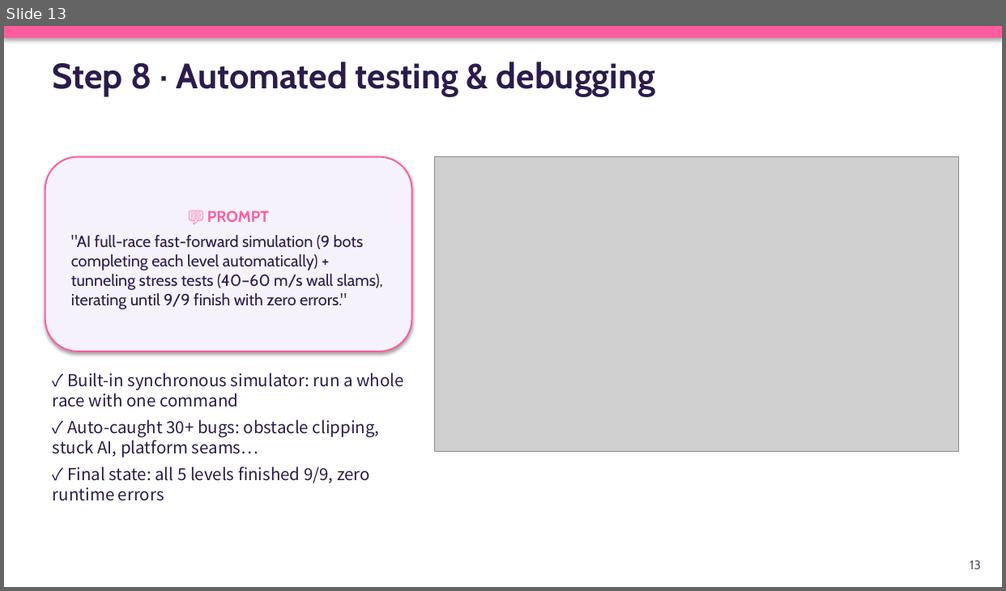
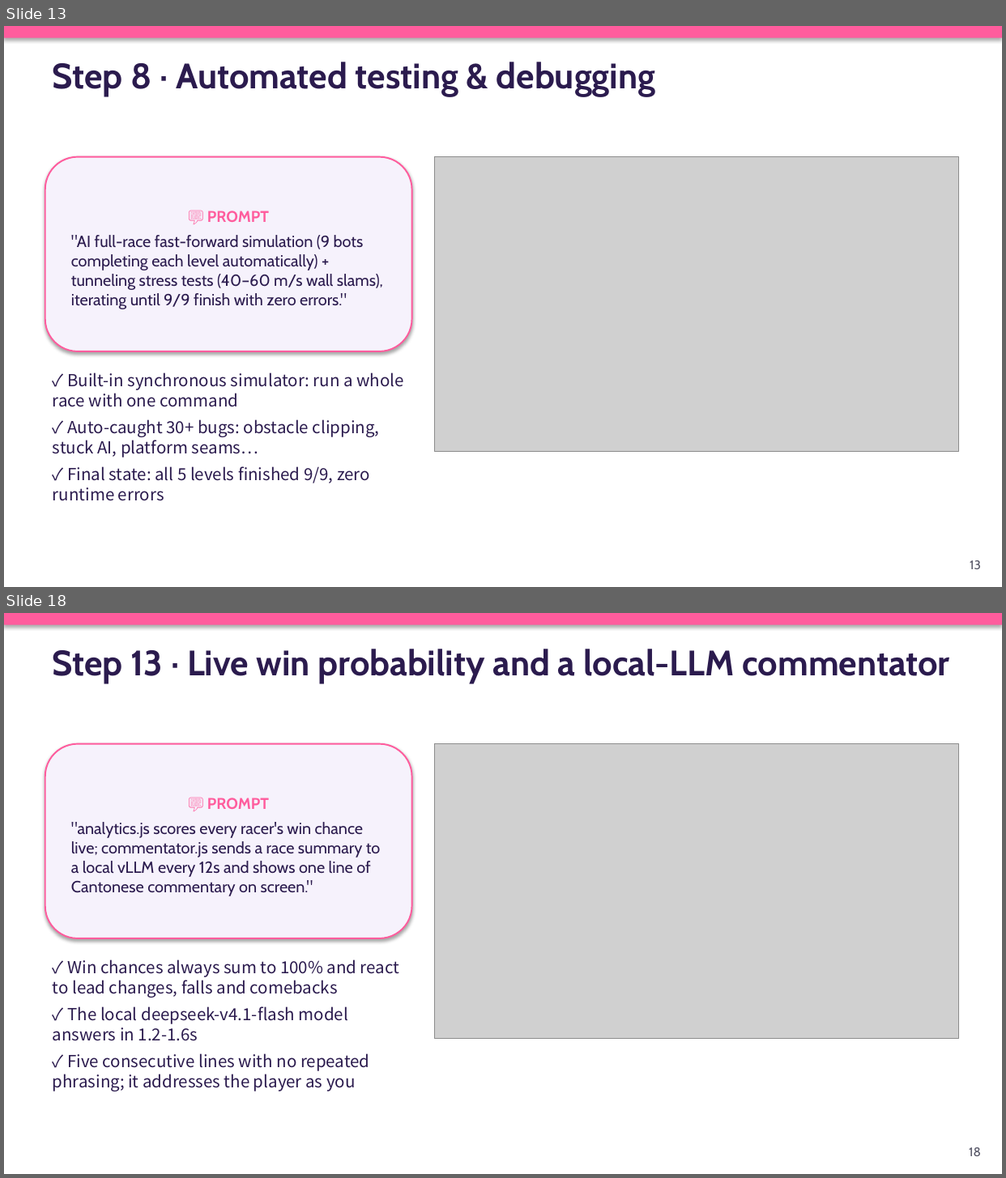
Before and after one commit to chengkaho98-svg/Mini3Dgame, a slide deck: AI_Game_Development_Playbook_EN.pptx. Shown one above the other, each under a label of ours: slide 13 before the commit, slides 13 and 18 after it; the slides between them are not shown. The pictures are 1006x591 and 1006x1178 pixels, drawn with LibreOffice and Linux fonts; fonts in the diff are those of the drawing; grey boxes stand for pictures. Boxes give left, top, right and bottom in pixels: in the first picture for what was removed or moved away, otherwise in the second. Text is boxed around its words. In the diff, an @@ line names an element or a change of style, - is before the commit and + after.

Commit message:
Fix edge-bumper wedge; cheaper split post FX; fairer win%; Playbook extended to 20 slides (ZH+EN)
Bumpers (E1)
- Root cause of the remaining 34 wedged cases: 7 bumpers stuck out past the
  road rail, so a player clamped on the rail touched the ball's outer face and
  the round push-out pinned them against the wall. Pulled them in so the ball
  edge sits ~0.3m inside the rail.
- Same 168-case matrix (8 clusters x 3 starts x 7 inputs): 134/168 -> 168/168,
  0 wedged, 0 falls. Average bumps through a cluster dropped (L1 c2: 9.5 -> 2.3).

Split-screen post FX (corrects an earlier claim)
- Measured properly with GPU sync: 4-view split with SSAO on every view was
  15.8ms, not the 60 FPS reported before. SSAO now runs only with up to 2
  views; 3-4 views keep bloom. 4-way split: 10.4ms (96 FPS on RTX 5070 Ti).

Win% (analytics.js)
- Softmax temperature now widens early and tightens late: mid-race nobody
  reads 0% (was 5 of 8 racers at 0% seconds after the start).
- Once someone has finished first, still-running racers can no longer show
  100% (only the winner keeps it).

Playbook: +5 steps (game feel, lighting/materials, outlines+split post FX,
test matrix, win% + local-LLM commentator), + analytics architecture diagram,
refreshed results. 14 -> 20 slides, ZH and EN. Visual gate 20/20 on both.
Step 9 and Step 12 reuse earlier screenshots.

Verified: bumper matrix 168/168; all 5 levels 9/9 bots; zero runtime errors.

```diff
--- a/AI_Game_Development_Playbook_EN.pptx
+++ b/AI_Game_Development_Playbook_EN.pptx
@@ slide 18 added at (4, 613, 1002, 1174), background #FFFFFF @@
@@ rectangle added at (4, 613, 1002, 625), fill #FF5C9D @@
@@ text added at (53, 649, 950, 684), 34 pt, text #2B1B4E, bold @@
+Step 13 · Live win probability and a local-LLM commentator
@@ rounded rectangle added at (45, 744, 412, 939), fill #F6F2FC, outline #FF5C9D 1.5 pt, 15.5 pt, text #2B1B4E @@
+💬 PROMPT
+"analytics.js scores every racer's win chance live; commentator.js sends a race summary to a local vLLM every 12s and shows one line of Cantonese commentary on screen."
@@ picture added at (434, 744, 958, 1039) @@
@@ text added at (53, 960, 399, 1092), 16 pt, text #2B1B4E @@
+✓ Win chances always sum to 100% and react to lead changes, falls and comebacks
+✓ The local deepseek-v4.1-flash model answers in 1.2-1.6s
+✓ Five consecutive lines with no repeated phrasing; it addresses the player as you
@@ text added at (969, 1148, 981, 1157), 12 pt, text #555566 @@
+18
```
Also in this commit, not shown: 2 slides changed, 5 other slides added, 25 other files.
